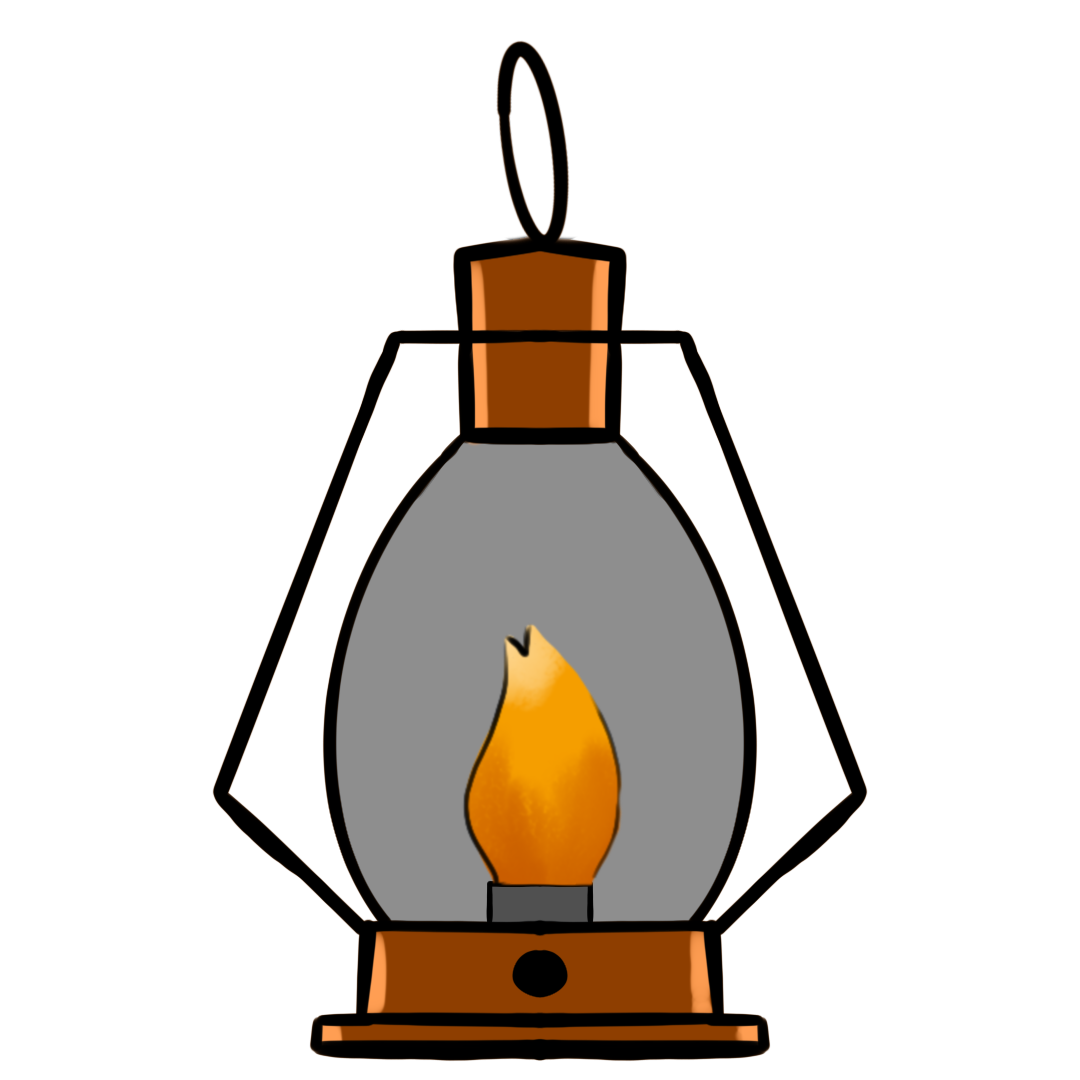
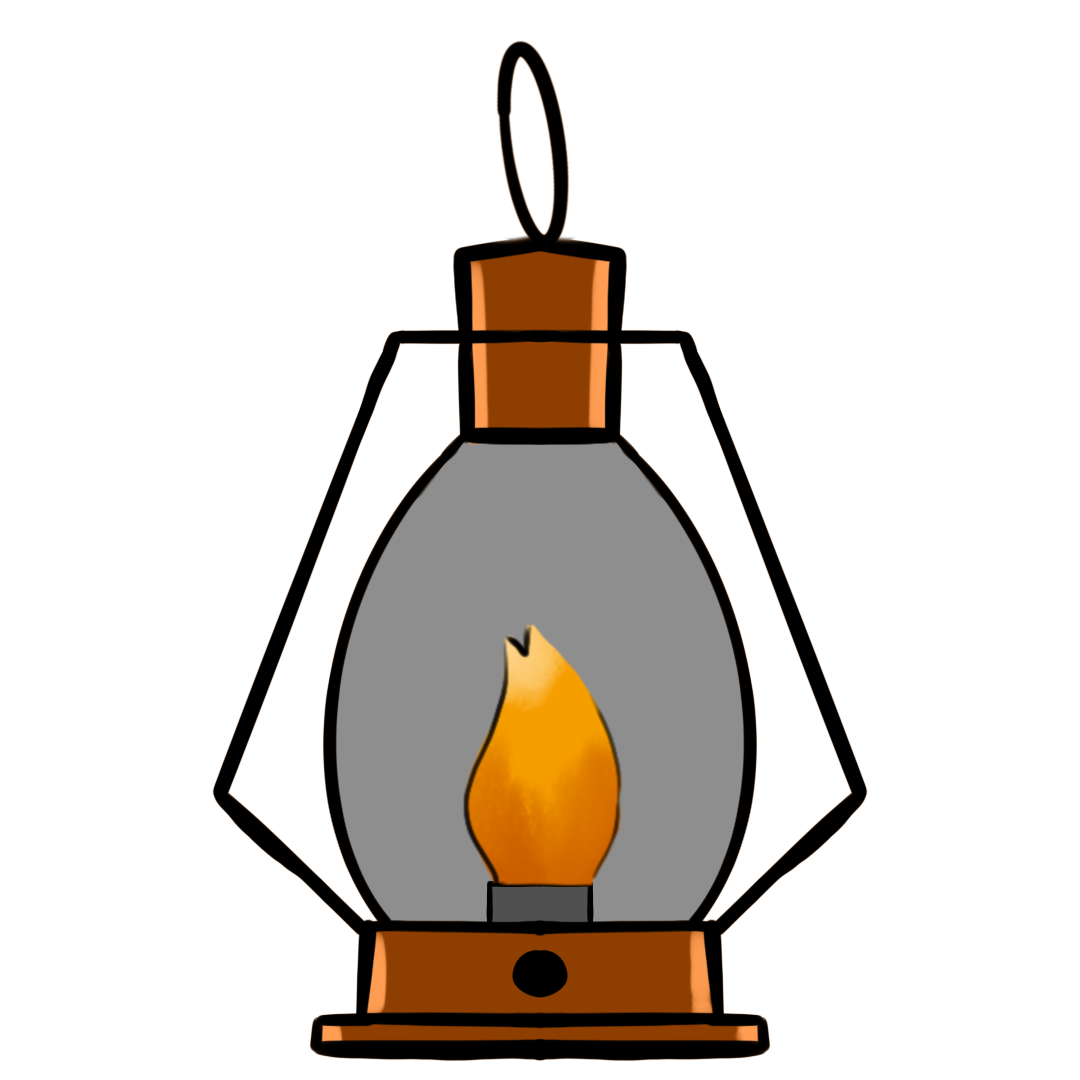
Two versions of the same layered image (1080 × 1080). Layer-by-layer changes:
hid "Small Fire" over box(504, 882, 576, 886)
hid "Background" over box(504, 882, 576, 886)
